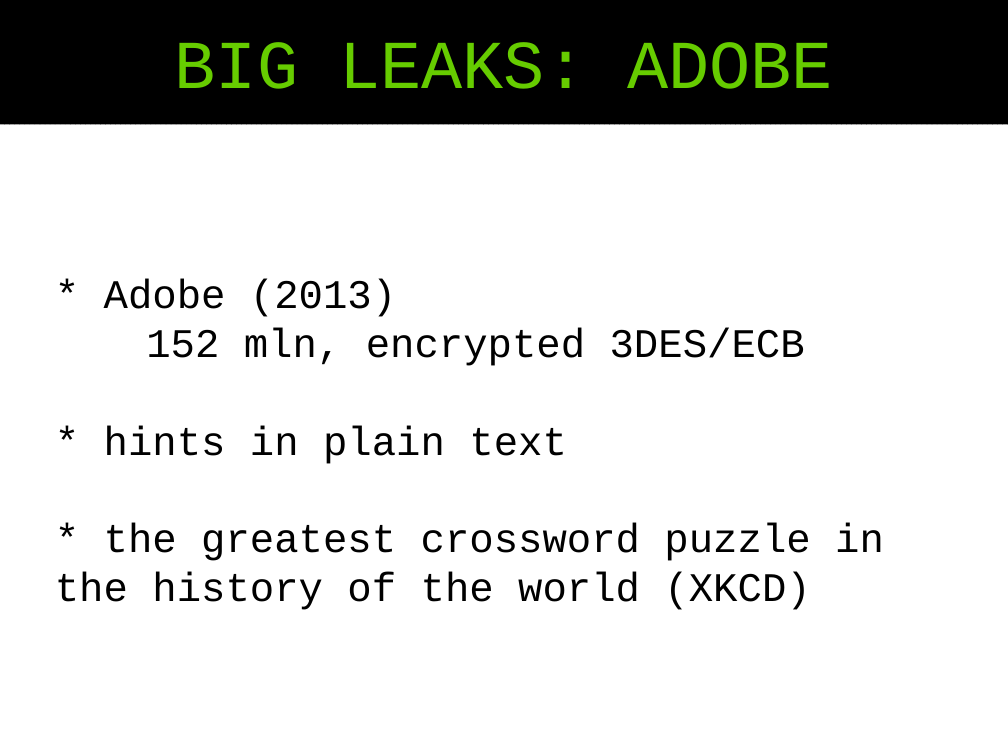
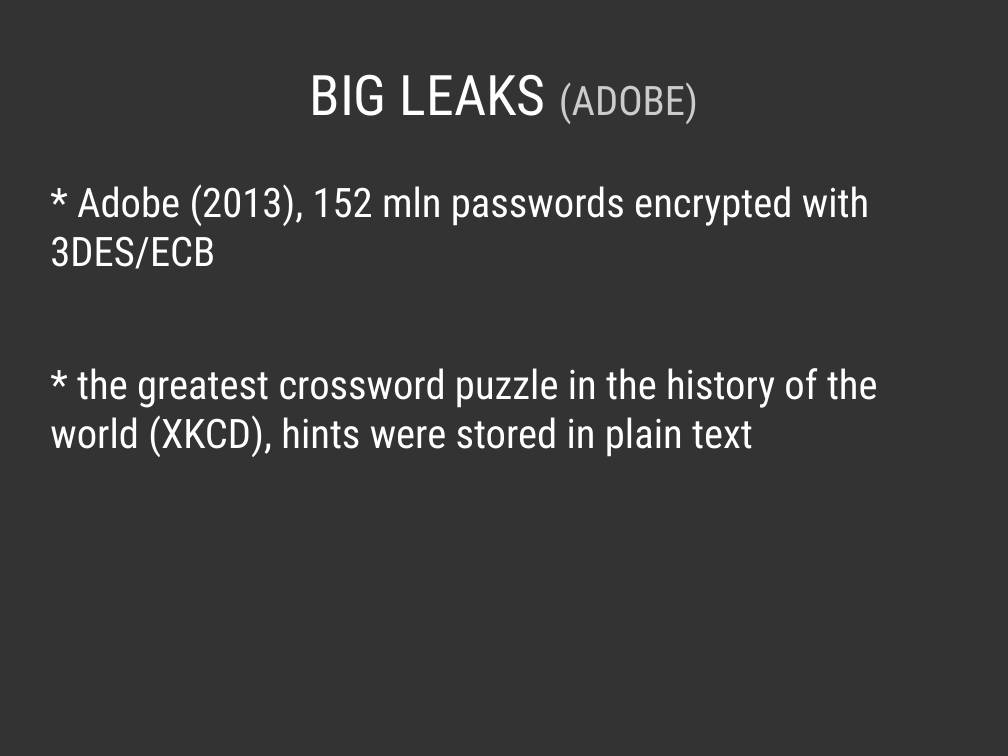
Before and after one commit to pjackowski/presentations, a slide deck: slide 6 of 04-password-security/04-password-security-slides-friday-lolz-01.odp. Drawn at 1008x756 pixels with LibreOffice and Linux fonts; fonts in the diff are those of the drawing. Boxes give left, top, right and bottom in pixels: in the first picture for what was removed or moved away, otherwise in the second. Text is boxed around its words. In the diff, an @@ line names an element or a change of style, - is before the commit and + after.

```diff
--- a/04-password-security/04-password-security-slides-friday-lolz-01.odp
+++ b/04-password-security/04-password-security-slides-friday-lolz-01.odp
@@ background #FFFFFF to #333333 @@
@@ title "BIG LEAKS (ADOBE)": place and size @@
-title "BIG LEAKS (ADOBE)" at (0,0,1008,124)
+title "BIG LEAKS (ADOBE)" at (310,74,698,124)
@@ title "BIG LEAKS (ADOBE)" at (310,74,698,124): fill pattern #000000 on #000000 to none @@
@@ title at (310,74,698,124): text changed; size 54 to 44 pt; font Courier New to Roboto Condensed; text colour #66CC00 to #FFFFFF @@
-BIG LEAKS: ADOBE
+BIG LEAKS (ADOBE)
@@ text "* Adobe (2013), 152 mln ..." at (50,184,878,457): vertical alignment middle to top @@
@@ text at (50,184,878,457): text changed; font Courier New to Roboto Condensed; text colour #000000 to #FFFFFF @@
-* Adobe (2013)
-152 mln, encrypted 3DES/ECB
-* hints in plain text
-* the greatest crossword puzzle in the history of the world (XKCD)
+* Adobe (2013), 152 mln passwords encrypted with 3DES/ECB
+* the greatest crossword puzzle in the history of the world (XKCD), hints were stored in plain text
```
Also in this commit, not shown: 35 other slides changed, 4 slides added, 4 slides removed, 5 other files.
